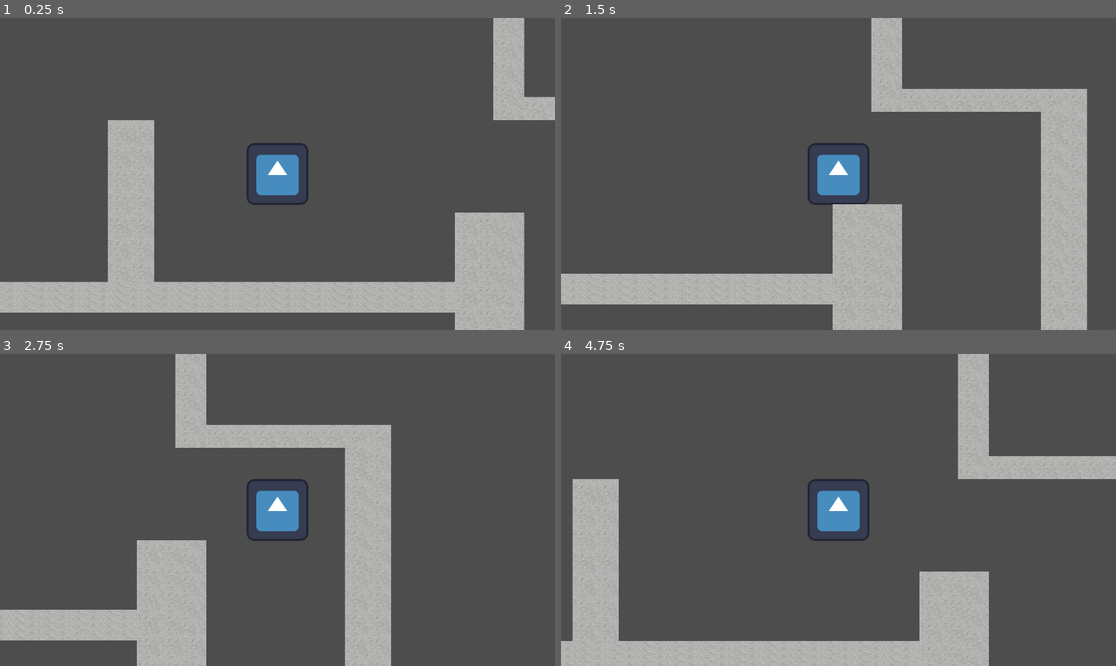
Above: before the commit, frames 1-4 (two rows, left to right).
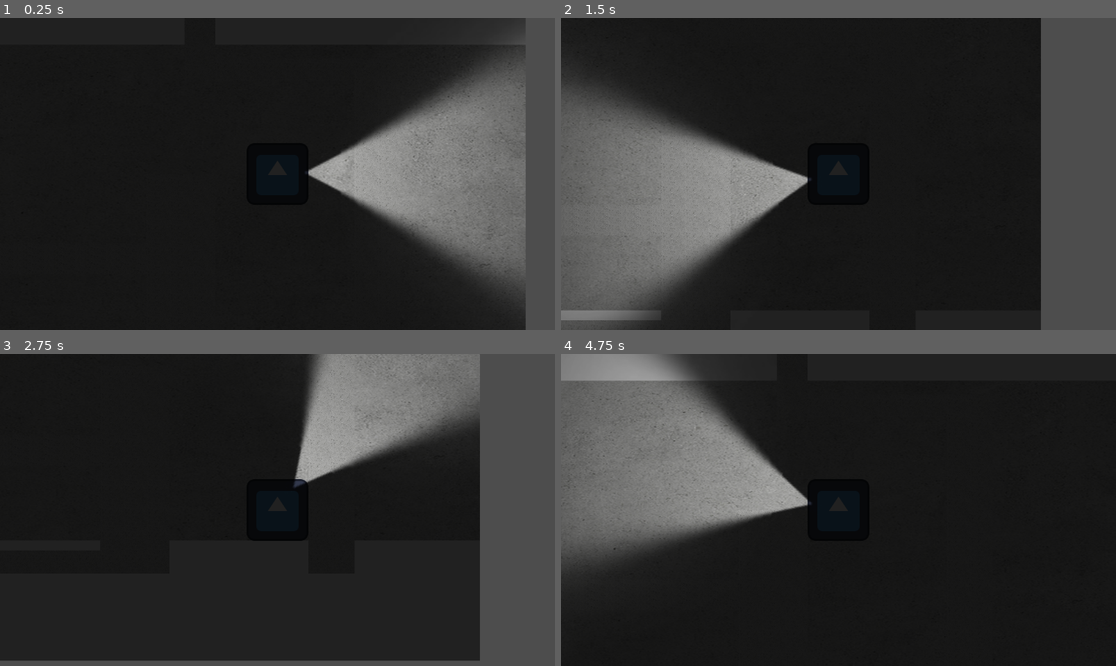
Above: after the commit, the same moments.

Repository: Cocotrilito/In-the-Dark-He-Hides
Game: Godot game, scene res://scenes/Main.tscn
Same seed, same stepped clock (60 frames per second), same inputs: the game is played once before the commit and once after it. The engine's default icon, where the game draws it, is replaced by a stand-in: a white triangle on a blue panel in a dark square.
Inputs (mouse positions are in pixels of both pictures, inside the frame that each line leads up to):
- Up to frame 1 (0.25 s): no input
- Up to frame 2 (1.5 s): tap Enter at 0.5 s; move the mouse to (960, 158) at 0.52 s; hold D (right) 0.53-1.28 s; tap Shift (shift) at 0.6 s; move the mouse to (727, 189) at 1.27 s; hold S (down) from 1.28 s (still down); tap Alt at 1.35 s
- Up to frame 3 (2.75 s): move the mouse to (333, 441) at 2.02 s; release S (down) at 2.03 s; hold D (right) from 2.03 s (still down); tap Shift (shift) at 2.1 s
- Up to frame 4 (4.75 s): move the mouse to (810, 572) at 2.77 s; release D (right) at 2.78 s; hold W (up) 2.78-3.53 s; tap Alt at 2.85, 4.35 s; move the mouse to (1005, 556) at 3.52 s; hold A (left) from 3.53 s (still down); tap Shift (shift) at 3.6 s; move the mouse to (672, 463) at 4.27 s

The runs differ from the first frame. In frame 1, 93% of the frame differs, in the area x 0-100%, y 0-100%; in frame 2, 87%; in frame 3, 84%; in frame 4, 96%.

Commit message:
Added basic enemy with photophobia mechanic so now he is scared of the new flashligh! it really cost a lot ngl

Diff:
--- a/scenes/Enemy.tscn
+++ b/scenes/Enemy.tscn
@@ -3,18 +3,27 @@
 [ext_resource type="Script" uid="uid://brid8npxe0egr" path="res://scenes/enemy.gd" id="1_55jtl"]
 [ext_resource type="Texture2D" uid="uid://b2ef306flugea" path="res://icon.svg" id="2_mpr68"]
 
-[sub_resource type="RectangleShape2D" id="RectangleShape2D_ft8do"]
-size = Vector2(128, 126)
+[sub_resource type="CircleShape2D" id="CircleShape2D_55jtl"]
+radius = 86.40602
 
-[node name="Enemy" type="CharacterBody2D" unique_id=421392301]
-position = Vector2(528, 489)
+[sub_resource type="CapsuleShape2D" id="CapsuleShape2D_55jtl"]
+radius = 86.0
+height = 174.0
+
+[node name="Enemy" type="CharacterBody2D" unique_id=533567540]
+collision_layer = 2
 script = ExtResource("1_55jtl")
-angle = 60.0
-length = 500.0
-metadata/_edit_group_ = true
 
-[node name="Sprite2D" type="Sprite2D" parent="." unique_id=1002036945]
+[node name="Sprite2D" type="Sprite2D" parent="." unique_id=1164318676]
 texture = ExtResource("2_mpr68")
 
-[node name="CollisionShape2D" type="CollisionShape2D" parent="." unique_id=472830115]
-shape = SubResource("RectangleShape2D_ft8do")
+[node name="CollisionShape2D" type="CollisionShape2D" parent="." unique_id=253114326]
+shape = SubResource("CircleShape2D_55jtl")
+
+[node name="Area2D" type="Area2D" parent="." unique_id=1622532563]
+
+[node name="CollisionShape2D" type="CollisionShape2D" parent="Area2D" unique_id=601247482]
+shape = SubResource("CapsuleShape2D_55jtl")
+
+[connection signal="body_entered" from="Area2D" to="." method="_on_area_2d_body_entered"]
+[connection signal="body_exited" from="Area2D" to="." method="_on_area_2d_body_exited"]
--- a/scenes/Main.tscn
+++ b/scenes/Main.tscn
@@ -2,6 +2,7 @@
 
 [ext_resource type="PackedScene" uid="uid://bu50cxbq1npk2" path="res://scenes/player.tscn" id="1_elqb8"]
 [ext_resource type="Texture2D" uid="uid://dqtgvtcvdv231" path="res://sprites/65ER6147E.png" id="2_rvslj"]
+[ext_resource type="PackedScene" uid="uid://coonvwrx4yhgd" path="res://scenes/Enemy.tscn" id="4_rarhs"]
 
 [sub_resource type="TileSetAtlasSource" id="TileSetAtlasSource_0bbpv"]
 texture = ExtResource("2_rvslj")
@@ -3280,14 +3281,24 @@
 
 [sub_resource type="TileSet" id="TileSet_rarhs"]
 physics_layer_0/collision_layer = 1
+physics_layer_0/collision_mask = 6
 sources/0 = SubResource("TileSetAtlasSource_0bbpv")
 
 [node name="Node" type="Node" unique_id=754798034]
 
+[node name="Sprite2D" type="Sprite2D" parent="." unique_id=3769670]
+position = Vector2(899, 522)
+scale = Vector2(2.0321052, 1.3299999)
+texture = ExtResource("2_rvslj")
+
+[node name="Enemy" parent="." unique_id=533567540 instance=ExtResource("4_rarhs")]
+position = Vector2(76, 101)
+
 [node name="Player" parent="." unique_id=354997750 instance=ExtResource("1_elqb8")]
-position = Vector2(708, 394)
+position = Vector2(1349, 474)
 
-[node name="Camera2D" type="Camera2D" parent="Player" unique_id=1816923779]
+[node name="CanvasModulate" type="CanvasModulate" parent="." unique_id=1412985224]
+color = Color(0.12955853, 0.12955844, 0.12955844, 1)
 
 [node name="TileMap" type="TileMap" parent="." unique_id=304232416]
 position = Vector2(708, 394)
--- a/scenes/enemy.gd
+++ b/scenes/enemy.gd
@@ -1,33 +1,32 @@
 extends CharacterBody2D
 
-@export var angle: float
-@export var length: float
-@export var direction = Vector2.UP
 
-@onready var sprite_2d: Sprite2D = $Sprite2D
+@export var speed = 40.0
+@export var retreat_speed = 60.0
+
+var in_light = false
+var player = null
 
 
-var half_angle_rads
-var player
-
 func _ready():
+	add_to_group("enemies")
+	call_deferred("_find_player")
+func _find_player():
 	player = get_tree().get_first_node_in_group("player")
-	half_angle_rads =  deg_to_rad(angle / 2)
 
 func _physics_process(delta):
-	if is_in_cone():
-		sprite_2d.self_modulate = Color.RED
+	if player == null:
+		print("NO PLAYER")
+		return
+	var diff = player.global_position - global_position
+	var distance = diff.length()
+	if distance < 20:
+		velocity = Vector2.ZERO
 	else:
-		sprite_2d.self_modulate = Color.WHITE
+		var dir = diff.normalized()
+		if in_light:
+			velocity = -dir * retreat_speed
+		else:
+			velocity = dir * speed
 
-func _draw():
-	var left_dir = direction.rotated(-half_angle_rads) * length
-	var right_dir = direction.rotated(half_angle_rads) * length
-
-	draw_line(Vector2.ZERO, left_dir, Color.YELLOW, 2.0)
-	draw_line(Vector2.ZERO, right_dir, Color.YELLOW, 2.0)
-
-func is_in_cone():
-	var player_local_position = to_local(player.global_position)
-	var angle_to_player = direction.angle_to(player_local_position)
-	return abs(angle_to_player) <= half_angle_rads
+	move_and_slide()
--- a/scenes/player.gd
+++ b/scenes/player.gd
@@ -9,6 +9,18 @@
 var is_afraid = false
 var fear_timer = 0.0
 
+func _process(delta):
+	rotate_flashlight()
+
+
+
+func _ready():
+	add_to_group("player")
+
+func rotate_flashlight():
+	var mouse_pos = get_global_mouse_position()
+	var dir = mouse_pos - global_position
+	$Flashlight.rotation = dir.angle() - PI / 2
 
 func _physics_process(delta):
 	var input_direction = Input.get_vector("left", "right", "up", "down")
@@ -31,3 +43,13 @@
 	var current_speed = fear_speed if is_afraid else base_speed
 	velocity = input_direction * current_speed
 	move_and_slide()
+
+func _on_light_area_body_entered(body):
+	print("ENTR0:", body.name)
+	if body.is_in_group("enemies"):
+		body.in_light = true
+
+func _on_light_area_body_exited(body):
+	print("SALIO:", body.name)
+	if body.is_in_group("enemies"):
+		body.in_light = false
--- a/scenes/player.tscn
+++ b/scenes/player.tscn
@@ -2,14 +2,18 @@
 
 [ext_resource type="Texture2D" uid="uid://b2ef306flugea" path="res://icon.svg" id="1_3vyb7"]
 [ext_resource type="Script" uid="uid://dyfueilbuyeq6" path="res://scenes/player.gd" id="1_g2els"]
+[ext_resource type="Texture2D" uid="uid://cmibx6d6cuwns" path="res://sprites/wewewewe.jpg" id="3_qhqgy"]
 
 [sub_resource type="RectangleShape2D" id="RectangleShape2D_g2els"]
 size = Vector2(128, 127)
 
+[sub_resource type="CircleShape2D" id="CircleShape2D_qhqgy"]
+radius = 27.325916
+
 [node name="Player" type="CharacterBody2D" unique_id=354997750]
 position = Vector2(217, 157)
+collision_layer = 4
 script = ExtResource("1_g2els")
-metadata/_edit_group_ = true
 
 [node name="Sprite2D" type="Sprite2D" parent="." unique_id=1793928020]
 texture = ExtResource("1_3vyb7")
@@ -18,4 +22,24 @@
 position = Vector2(0, -0.5)
 shape = SubResource("RectangleShape2D_g2els")
 
-[node name="Node" type="Node" parent="." unique_id=1137954037]
+[node name="Flashlight" type="Node2D" parent="." unique_id=829503757]
+
+[node name="PointLight2D" type="PointLight2D" parent="Flashlight" unique_id=206395832]
+position = Vector2(1, 61.00003)
+scale = Vector2(3.1093748, 3.4375)
+energy = 0.8
+texture = ExtResource("3_qhqgy")
+offset = Vector2(-1.42, 156.672)
+height = 115.0
+
+[node name="LightArea" type="Area2D" parent="Flashlight/PointLight2D" unique_id=1659844400]
+collision_mask = 2
+
+[node name="CollisionShape2D" type="CollisionShape2D" parent="Flashlight/PointLight2D/LightArea" unique_id=665845457]
+position = Vector2(0.64321613, 27.345448)
+shape = SubResource("CircleShape2D_qhqgy")
+
+[node name="Camera2D" type="Camera2D" parent="." unique_id=647797553]
+
+[connection signal="body_entered" from="Flashlight/PointLight2D/LightArea" to="." method="_on_light_area_body_entered"]
+[connection signal="body_exited" from="Flashlight/PointLight2D/LightArea" to="." method="_on_light_area_body_exited"]
Binary file added: sprites/wewewewe.jpg
Not shown, added: sprites/wewewewe.jpg.import
